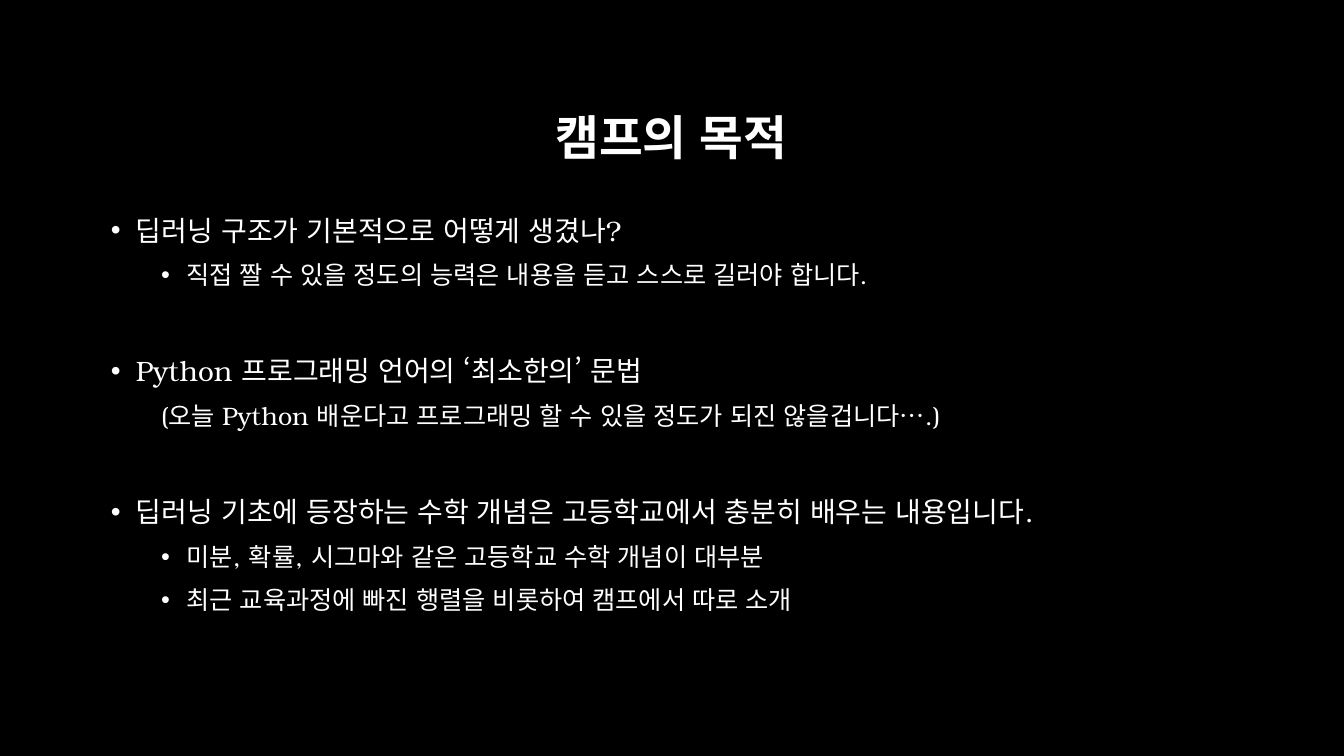
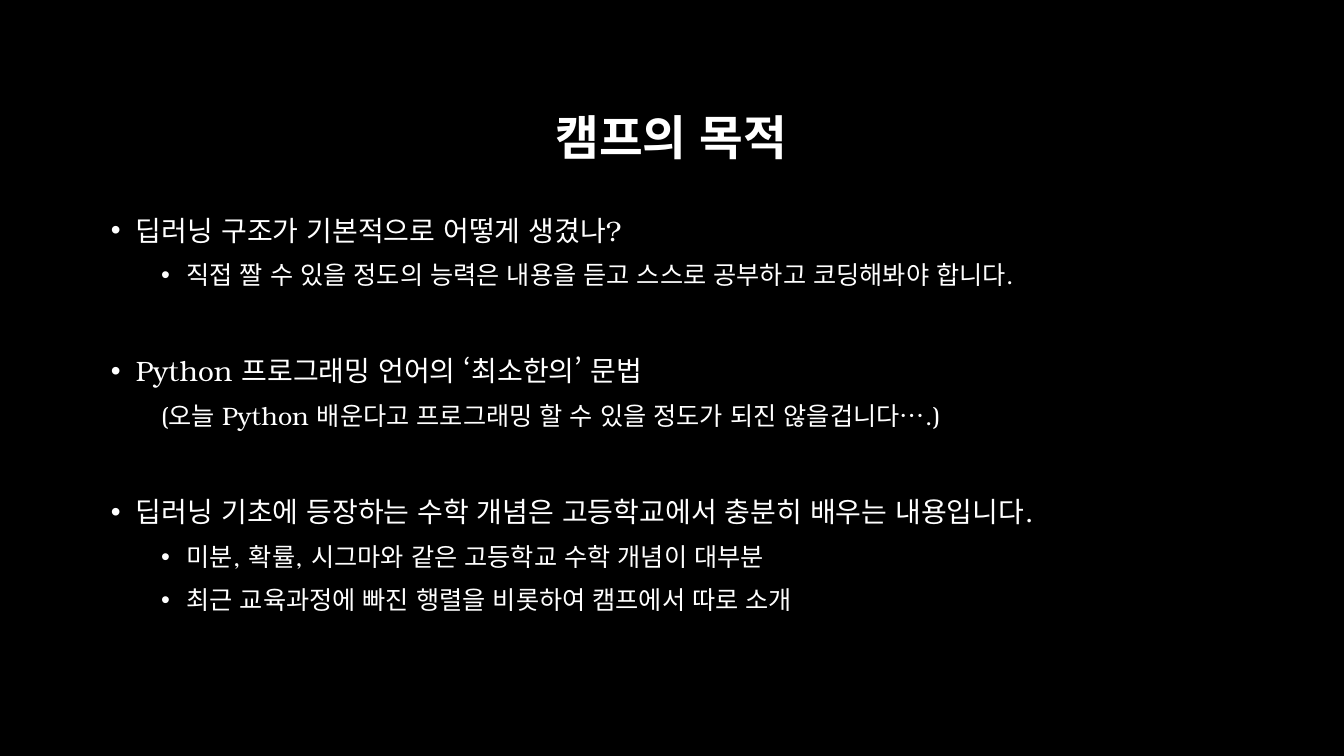
Before and after one commit to across0406/2017-GNU-Science-Camp-of-Computer-Science, a slide deck: slide 6 of ppt/GNU CS 과학캠프.pptx. Drawn at 1344x756 pixels with LibreOffice and Linux fonts; fonts in the diff are those of the drawing; background and template pictures are left out. Boxes give left, top, right and bottom in pixels: in the first picture for what was removed or moved away, otherwise in the second. Text is boxed around its words. In the diff, an @@ line names an element or a change of style, - is before the commit and + after.

```diff
--- a/ppt/GNU CS 과학캠프.pptx
+++ b/ppt/GNU CS 과학캠프.pptx
@@ text at bbox=[186, 263, 1014, 286]: text changed @@
-  • 직접 짤 수 있을 정도의 능력은 내용을 듣고 스스로 길러야 합니다.
+  • 직접 짤 수 있을 정도의 능력은 내용을 듣고 스스로 공부하고 코딩해봐야 합니다.
```
Also in this commit, not shown: 3 other files.
